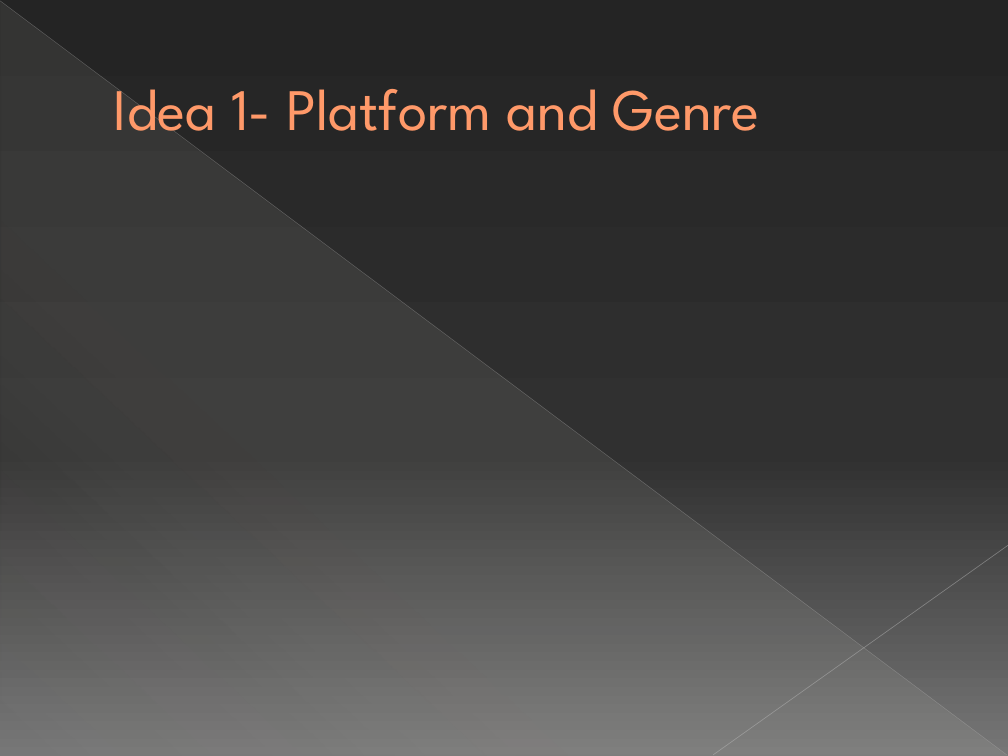
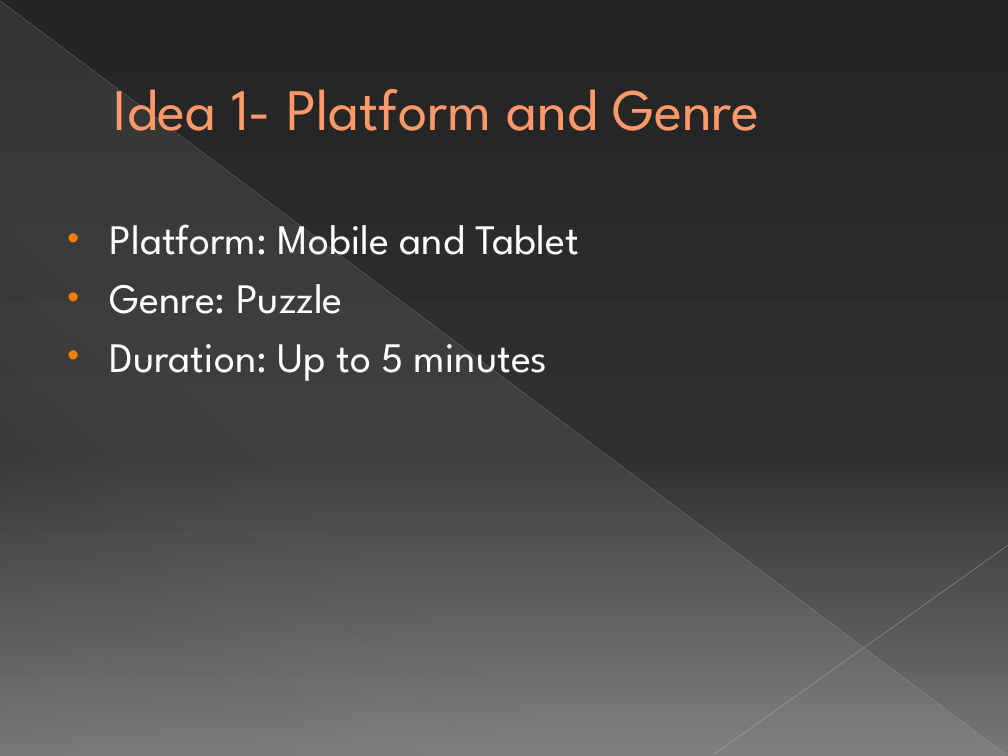
Before and after one commit to UoSGroupProjects1718/level-6-l6-group-1, a slide deck: slide 4 of L6 Group-1 Pitch 1.pptx. Drawn at 1008x756 pixels with LibreOffice and Linux fonts; fonts in the diff are those of the drawing. Boxes give left, top, right and bottom in pixels: in the first picture for what was removed or moved away, otherwise in the second. Text is boxed around its words. In the diff, an @@ line names an element or a change of style, - is before the commit and + after.

```diff
--- a/L6 Group-1 Pitch 1.pptx
+++ b/L6 Group-1 Pitch 1.pptx
@@ text added at box(110, 212, 579, 381), 30 pt, text #FFFFFF @@
+• Platform: Mobile and Tablet
+• Genre: Puzzle
+• Duration: Up to 5 minutes
```
Also in this commit, not shown: 4 other slides changed.
